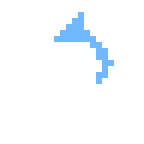
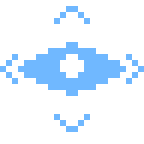
Comparing the layer stacks of the two 144 × 144 images. Changes:
added layer "eye" in group "Groupe 1" over [0, 6, 144, 132]
hid "arc" over [54, 12, 114, 84]
